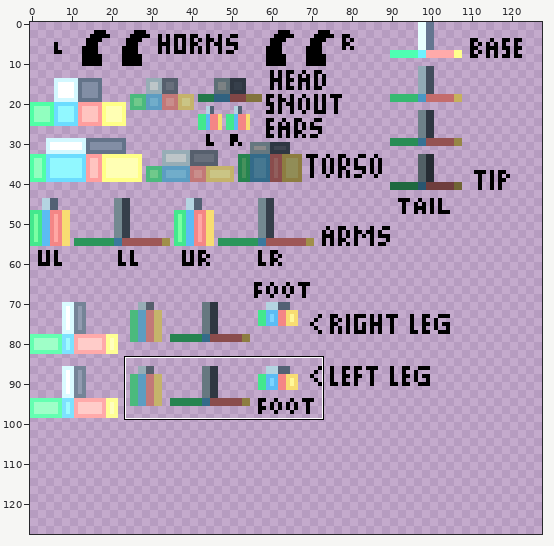
Sprite sheet -- src/main/resources/assets/spookyspirits/textures/entities/phooka.png. Above: a wide view before the commit, with the close-up outlined.
Close-up. The starting point:
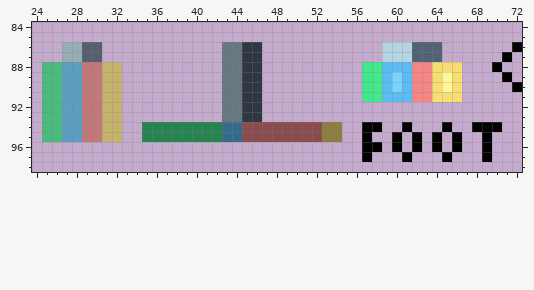
The file is 128x128 pixels. Pixels under 10% opacity are left out. Colours within 5 levels of each other are drawn and written as one. Shown: x 24..72, y 84..98. The commit also changed other parts of the picture, which this record leaves out.
The same view after the edit:
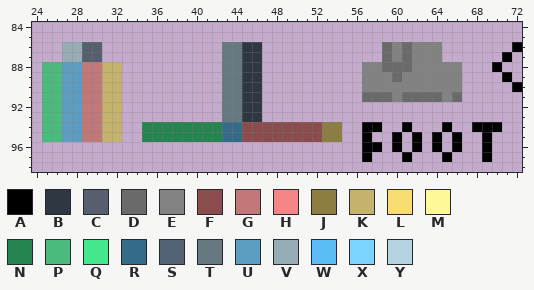
Palette (. is transparent): A #000000  B #2f3742  C #565f6d  D #6a6a6a  E #828282  F #8a4c4c  G #c27878  H #f48686  J #8d7d41  K #c5b36b  L #f8dd72  M #fff899  N #268450  P #4bba7d  Q #43e88d  R #346b8a  S #536174  T #667880  U #5c9dc2  V #97adb6  W #5bbcf4  X #7bd4ff  Y #b4d4e1
From old to new:
Changed rows in their new state; - is an unchanged pixel.
first column x 57:
86 --DEDEEE--
87 --DEDEEE--
88 EEDDDEEEEE
89 EEEDEEEEEE
90 EEEEEEEEEE
91 DDDEDDDDED
Where, in picture pixels (left, top, right, bottom), the same in both close-ups:
changed: (362, 42, 462, 102)
